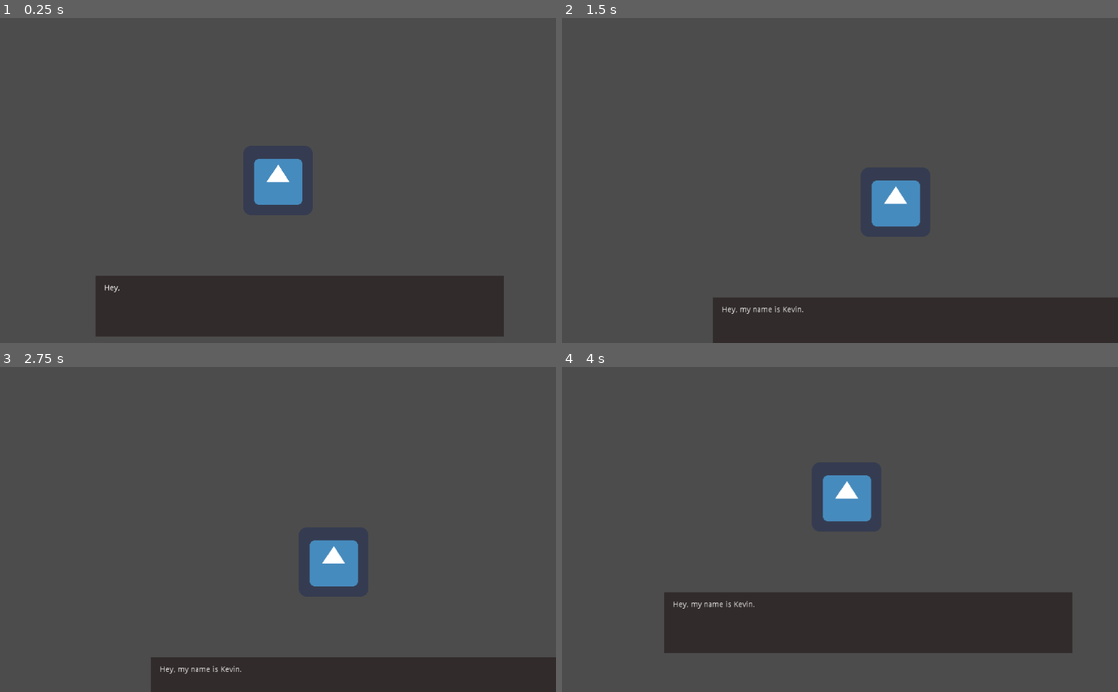
Above: before the commit, frames 1-4 (two rows, left to right).
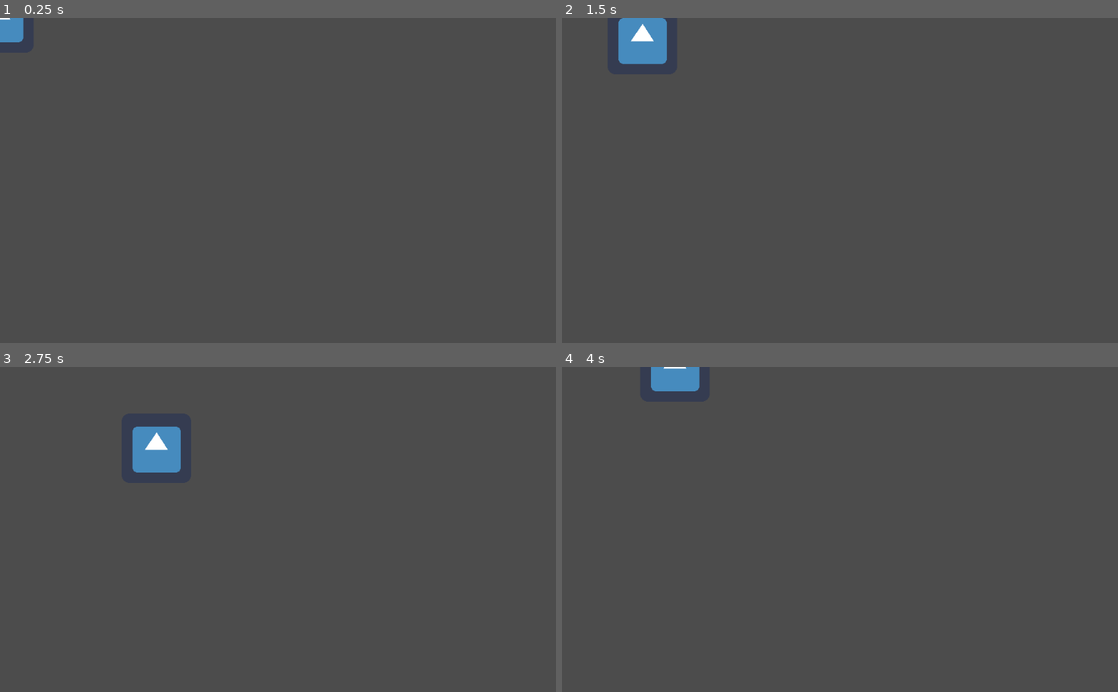
Above: after the commit, the same moments.

Repository: swhaite/urbanCircus
Game: Godot game, scene res://Player.tscn
Two runs of this game, one before a commit and one after it. Both use one fixed random seed, a clock stepped at 60 frames per second and the inputs below. The project has no main scene, so this scene is started directly. The engine's default icon, where the game draws it, is replaced by a stand-in: a white triangle on a blue panel in a dark square.
Inputs:
- Up to frame 1 (0.25 s): no input
- Up to frame 2 (1.5 s): tap Enter at 0.5 s; hold Right (right) 0.53-1.28 s; hold Down (down) from 1.28 s (still down)
- Up to frame 3 (2.75 s): release Down (down) at 2.03 s; hold Right (right) from 2.03 s (still down)
- Up to frame 4 (4 s): release Right (right) at 2.78 s; hold W (up) 2.78-3.53 s; hold Left (left) from 3.53 s (still down)

The runs differ from the first frame. In frame 1, 15% of the frame differs, in the area x 0-91%, y 0-98%; in frame 2, 13%; in frame 3, 10%; in frame 4, 15%, in the area x 16-92%, y 0-89%.
Error before the commit: Invalid get index 'Monster' (on base: 'Node (Single.gd)'). (res://moving.gd:12)

Commit message:
Wonky class work around

Diff:
--- a/Monster.gd
+++ b/Monster.gd
@@ -1,27 +1,27 @@
-class Monster:
-	var name
-	var age
-	var obedience
-	var strength
-	var dexterity
-	var endurance
-	var popularity
-	var intelligence
 
-	func _init(name, age=0, obedience=Single.getRandomNumber(),
-		strength=Single.getRandomNumber(),
-		dexterity=Single.getRandomNumber(),
-		endurance=Single.getRandomNumber(),
-		popularity=Single.getRandomNumber(),
-		intelligence=Single.getRandomNumber()):
-		self.name = name
-		self.age = age
-		self.obedience = obedience
-		self.strength = strength
-		self.dexterity = dexterity
-		self.endurance = endurance
-		self.popularity = popularity
-		self.intelligence = intelligence
+var monsterName
+var age
+var obedience
+var strength
+var dexterity
+var endurance
+var popularity
+var intelligence
 
-	func getStats():
-		return [name, age, obedience, strength, dexterity, endurance, popularity, intelligence]
+func _init(monsterName, age=0, obedience=Singleton.getRandomNumber(),
+	strength=Singleton.getRandomNumber(),
+	dexterity=Singleton.getRandomNumber(),
+	endurance=Singleton.getRandomNumber(),
+	popularity=Singleton.getRandomNumber(),
+	intelligence=Singleton.getRandomNumber()):
+	self.monsterName = monsterName
+	self.age = age
+	self.obedience = obedience
+	self.strength = strength
+	self.dexterity = dexterity
+	self.endurance = endurance
+	self.popularity = popularity
+	self.intelligence = intelligence
+
+func getStats():
+	return [monsterName, age, obedience, strength, dexterity, endurance, popularity, intelligence]
--- a/Player.tscn
+++ b/Player.tscn
@@ -1,8 +1,7 @@
-[gd_scene load_steps=5 format=2]
+[gd_scene load_steps=4 format=2]
 
 [ext_resource path="res://moving.gd" type="Script" id=1]
 [ext_resource path="res://icon.png" type="Texture" id=2]
-[ext_resource path="res://DialogBox.tscn" type="PackedScene" id=3]
 
 [sub_resource type="RectangleShape2D" id=1]
 
@@ -24,33 +23,5 @@
 
 [node name="Sprite" type="Sprite" parent="." index="1"]
 
+position = Vector2( -2, 0 )
 texture = ExtResource( 2 )
-
-[node name="Camera2D" type="Camera2D" parent="." index="2"]
-
-anchor_mode = 1
-rotating = false
-current = true
-zoom = Vector2( 1, 1 )
-limit_left = -10000000
-limit_top = -10000000
-limit_right = 10000000
-limit_bottom = 10000000
-limit_smoothed = false
-drag_margin_h_enabled = true
-drag_margin_v_enabled = true
-smoothing_enabled = false
-smoothing_speed = 5.0
-offset_v = 0.0
-offset_h = 0.0
-drag_margin_left = 0.2
-drag_margin_top = 0.2
-drag_margin_right = 0.2
-drag_margin_bottom = 0.2
-editor_draw_screen = true
-editor_draw_limits = false
-editor_draw_drag_margin = false
-
-[node name="Polygon2D" parent="Camera2D" index="0" instance=ExtResource( 3 )]
-
-position = Vector2( -400, -256 )
--- a/moving.gd
+++ b/moving.gd
@@ -9,7 +9,7 @@
 func _ready():
 	# Called when the node is added to the scene for the first time.
 	# Initialization here
-	var m1 = Singleton.Monster.new("Tyler");
+	var m1 = Singleton.Monster.new('Tyguy')
 
 
 
--- a/single.gd
+++ b/single.gd
@@ -1,17 +1,10 @@
 extends Node
+var monsters = []
 
-var money = 500
+var playerName = 'Tyguy'
+var money = 5000
+var Monster = load('res://Monster.gd')
 
-# class member variables go here, for example:
-# var a = 2
-# var b = "textvar"
-
-func _ready():
-	# Called when the node is added to the scene for the first time.
-	# Initialization here
-	pass
-
-#func _process(delta):
-#	# Called every frame. Delta is time since last frame.
-#	# Update game logic here.
-#	pass
+func getRandomNumber():
+	randomize()
+	return randi()%11
